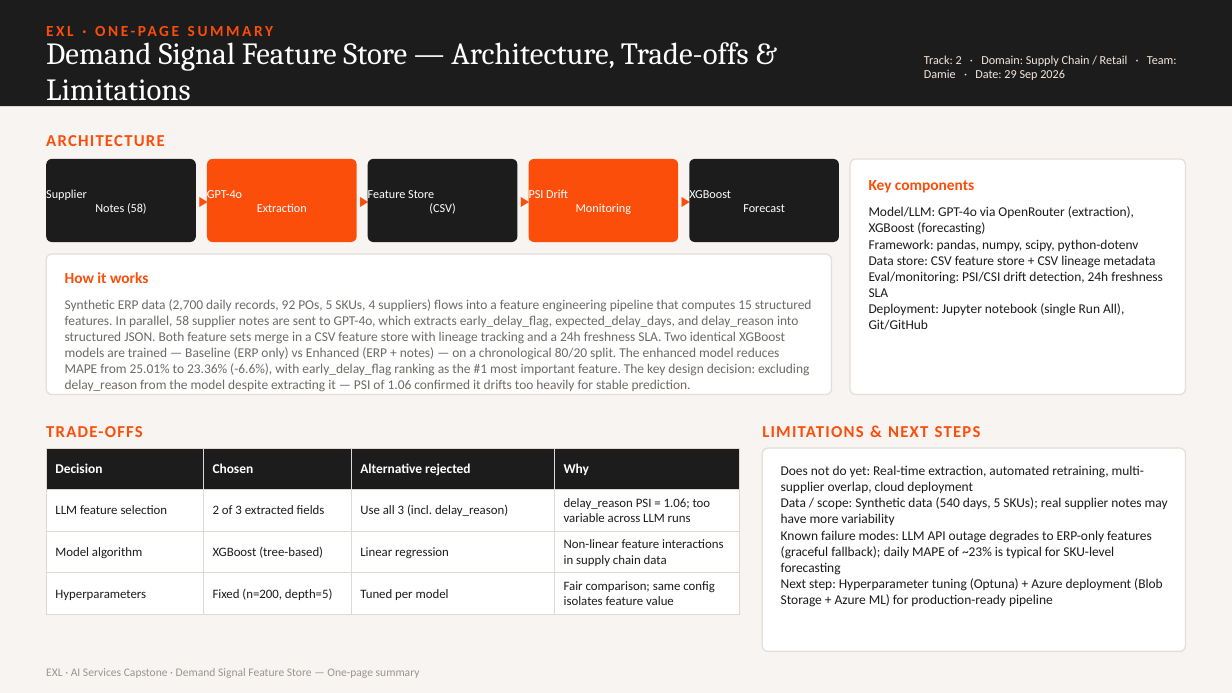
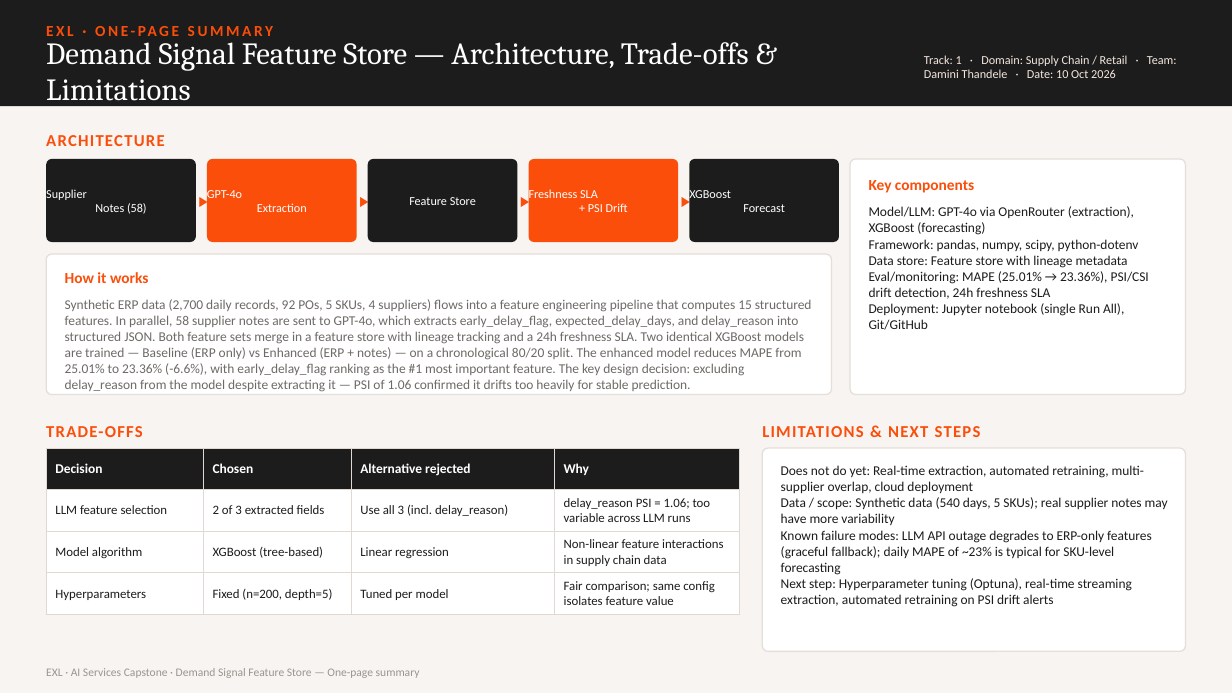
Before and after one commit to damie17/DemandSignalFeatureStore, a slide deck: slide 1 of ONE_PAGE_SUMMARY.pptx. Drawn at 1232x693 pixels with LibreOffice and Linux fonts; fonts in the diff are those of the drawing. Boxes give left, top, right and bottom in pixels: in the first picture for what was removed or moved away, otherwise in the second. Text is boxed around its words. In the diff, an @@ line names an element or a change of style, - is before the commit and + after.

```diff
--- a/ONE_PAGE_SUMMARY.pptx
+++ b/ONE_PAGE_SUMMARY.pptx
@@ text at (x1=924, y1=55, x2=1177, y2=78): text changed @@
-Track: 2 · Domain: Supply Chain / Retail · Team: Damie · Date: 29 Sep 2026
+Track: 1 · Domain: Supply Chain / Retail · Team: Damini Thandele · Date: 10 Oct 2026
@@ text at (x1=409, y1=197, x2=476, y2=205): text changed @@
-Feature Store
-(CSV)
+Feature Store
@@ text at (x1=529, y1=189, x2=628, y2=212): text changed @@
-PSI Drift
-Monitoring
+Freshness SLA
++ PSI Drift
@@ text at (x1=869, y1=255, x2=1149, y2=299): text changed @@
-Data store: CSV feature store + CSV lineage metadata
-Eval/monitoring: PSI/CSI drift detection, 24h freshness SLA
+Data store: Feature store with lineage metadata
+Eval/monitoring: MAPE (25.01% → 23.36%), PSI/CSI drift detection, 24h freshness SLA
@@ text at (x1=65, y1=299, x2=812, y2=392): text changed @@
-Synthetic ERP data (2,700 daily records, 92 POs, 5 SKUs, 4 suppliers) flows into a feature engineering pipeline that computes 15 structured features. In parallel, 58 supplier notes are sent to GPT-4o, which extracts early_delay_flag, expected_delay_days, and delay_reason into structured JSON. Both feature sets merge in a CSV feature store with lineage tracking and a 24h freshness SLA. Two identical XGBoost models are trained — Baseline (ERP only) vs Enhanced (ERP + notes) — on a chronological 80/20 split. The enhanced model reduces MAPE from 25.01% to 23.36% (-6.6%), with early_delay_flag ranking as the #1 most important feature. The key design decision: excluding delay_reason from the model despite extracting it — PSI of 1.06 confirmed it drifts too heavily for stable prediction.
+Synthetic ERP data (2,700 daily records, 92 POs, 5 SKUs, 4 suppliers) flows into a feature engineering pipeline that computes 15 structured features. In parallel, 58 supplier notes are sent to GPT-4o, which extracts early_delay_flag, expected_delay_days, and delay_reason into structured JSON. Both feature sets merge in a feature store with lineage tracking and a 24h freshness SLA. Two identical XGBoost models are trained — Baseline (ERP only) vs Enhanced (ERP + notes) — on a chronological 80/20 split. The enhanced model reduces MAPE from 25.01% to 23.36% (-6.6%), with early_delay_flag ranking as the #1 most important feature. The key design decision: excluding delay_reason from the model despite extracting it — PSI of 1.06 confirmed it drifts too heavily for stable prediction.
@@ text at (x1=781, y1=578, x2=1132, y2=607): text changed @@
-Next step: Hyperparameter tuning (Optuna) + Azure deployment (Blob Storage + Azure ML) for production-ready pipeline
+Next step: Hyperparameter tuning (Optuna), real-time streaming extraction, automated retraining on PSI drift alerts
```
Also in this commit, not shown: 1 other file.
